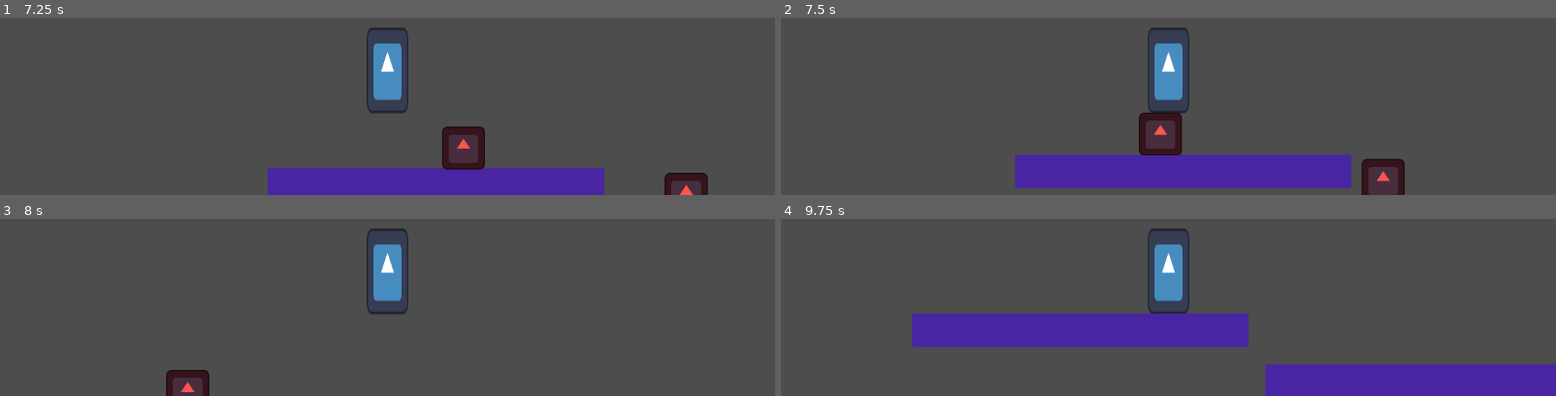
Above: before the commit, frames 1-4 (two rows, left to right).
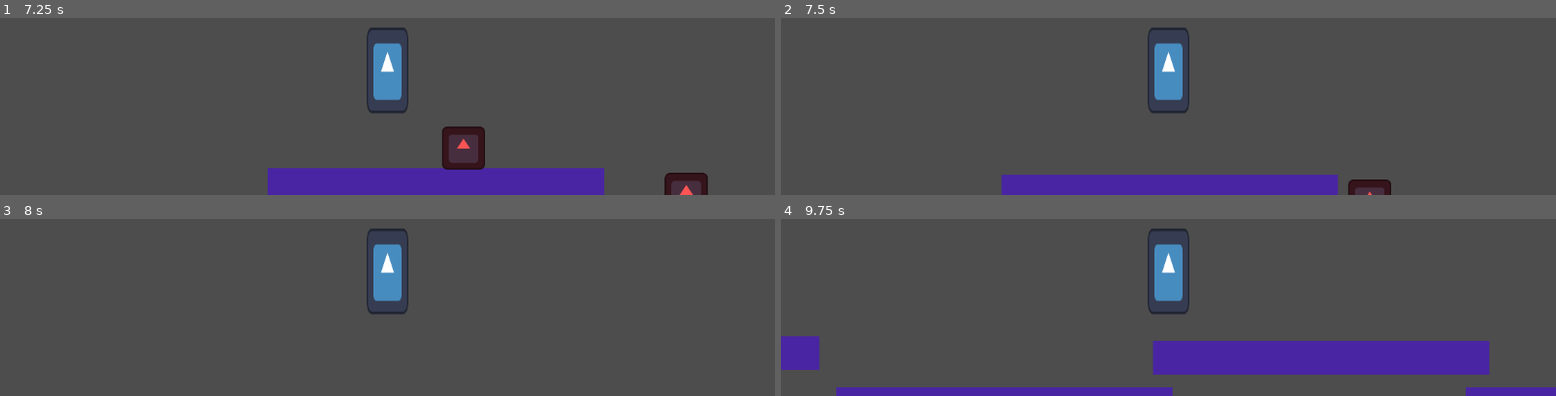
Above: after the commit, the same moments.

Repository: nayutalienx/project768
Game: Godot game, scene res://scenes/world.tscn
Same seed, same stepped clock (60 frames per second), same inputs: the game is played once before the commit and once after it. The engine's default icon, where the game draws it, is replaced by a stand-in: a white triangle on a blue panel in a dark square.
Inputs:
- Up to frame 1 (7.25 s): tap Enter (ui_accept) at 0.5, 0.77, 1.52, 3.02, 3.77, 4.52, 6.02, 6.77 s; hold Right (ui_right) 0.53-2.03 s; hold Left (ui_left) 2.03-4.28 s; hold Right (ui_right) from 4.28 s (still down)
- Up to frame 2 (7.5 s): keep holding Right (ui_right)
- Up to frame 3 (8 s): keep holding Right (ui_right); tap Enter (ui_accept) at 7.52 s
- Up to frame 4 (9.75 s): release Right (ui_right) at 8.03 s; hold Left (ui_left) 8.03-9.53 s; tap Enter (ui_accept) at 9.02 s; hold Right (ui_right) from 9.53 s (still down)

Frame 1 is identical in both runs. In frame 2, 9.4% of the frame differs, in the area x 28-81%, y 53-100%; in frame 3, 0.8%; in frame 4, 22%, in the area x 0-100%, y 53-100%.

Commit message:
Added enemy death from head jump

Diff:
--- a/scenes/enemy_simple.tscn
+++ b/scenes/enemy_simple.tscn
@@ -48,4 +48,5 @@
 position = Vector2(0, 0.603215)
 shape = SubResource("RectangleShape2D_qe8td")
 
+[connection signal="body_entered" from="EnemyHeadArea" to="." method="_on_enemy_head_area_body_entered"]
 [connection signal="body_entered" from="EnemyAttackArea" to="." method="_on_enemy_attack_area_body_entered"]
--- a/scripts/enemy_simple.gd
+++ b/scripts/enemy_simple.gd
@@ -6,12 +6,18 @@
 
 var enemy_direction: int = 1
 
+var is_dead = false
+
 @onready var fall_raycast_1 = $FallRaycast_1
 @onready var fall_raycast_2 = $FallRaycast_2
 
 signal enemy_hit
+signal enemy_death
 
 func _physics_process(delta: float) -> void:
+
+	if is_dead:
+		return
 
 	if not is_on_floor():
 		velocity += get_gravity() * delta
@@ -28,3 +34,10 @@
 func _on_enemy_attack_area_body_entered(body: Node2D) -> void:
 	if body.is_in_group("player"):
 		enemy_hit.emit()
+
+
+func _on_enemy_head_area_body_entered(body: Node2D) -> void:
+	if body.is_in_group("player"):
+		is_dead = true
+		enemy_death.emit()
+		queue_free()
--- a/scripts/player.gd
+++ b/scripts/player.gd
@@ -10,9 +10,13 @@
 	var enemies = get_tree().get_nodes_in_group("enemy")
 	for enemy in enemies:
 		enemy.connect("enemy_hit", _on_enemy_hit)
+		enemy.connect("enemy_death", _on_enemy_death)
 
 func _on_enemy_hit():
 	killed = true
+
+func _on_enemy_death():
+	velocity.y = JUMP_VELOCITY
 
 func _process(_delta: float):
 	if killed:
